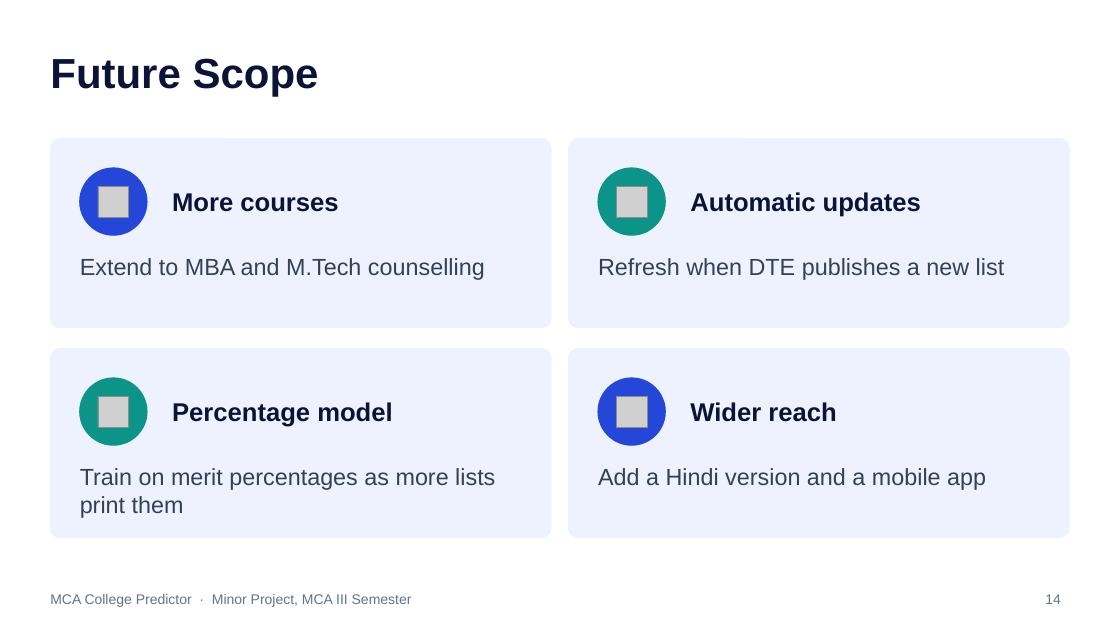
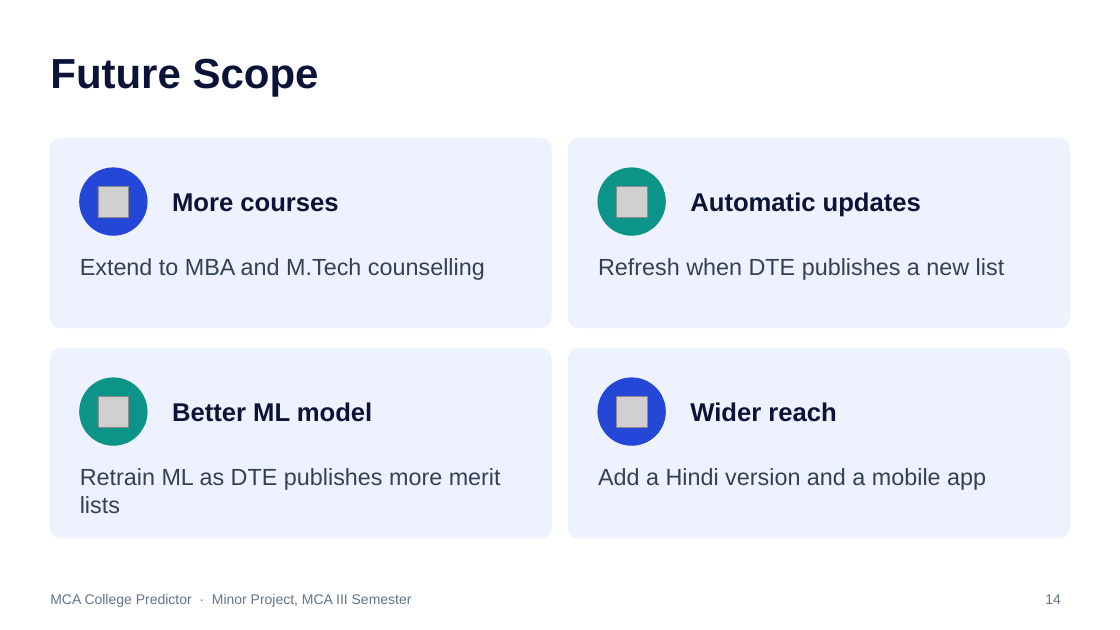
Before and after one commit to i-bhagyashree/mca-college-predictor, a slide deck: slide 14 of presentation/MCA_College_Predictor_Presentation.pptx. Drawn at 1120x630 pixels with LibreOffice and Linux fonts; fonts in the diff are those of the drawing; grey boxes stand for pictures. Boxes give left, top, right and bottom in pixels: in the first picture for what was removed or moved away, otherwise in the second. Text is boxed around its words. In the diff, an @@ line names an element or a change of style, - is before the commit and + after.

Commit message:
Presentation: rank from last year's merit list; ML trained on three merit lists shown as a demo; new chart and screenshots

```diff
--- a/presentation/MCA_College_Predictor_Presentation.pptx
+++ b/presentation/MCA_College_Predictor_Presentation.pptx
@@ text at box(172, 402, 372, 422): text changed @@
-Percentage model
+Better ML model
@@ text at box(80, 468, 501, 513): text changed @@
-Train on merit percentages as more lists print them
+Retrain ML as DTE publishes more merit lists
```
Also in this commit, not shown: 7 other slides changed, 1 other file.
